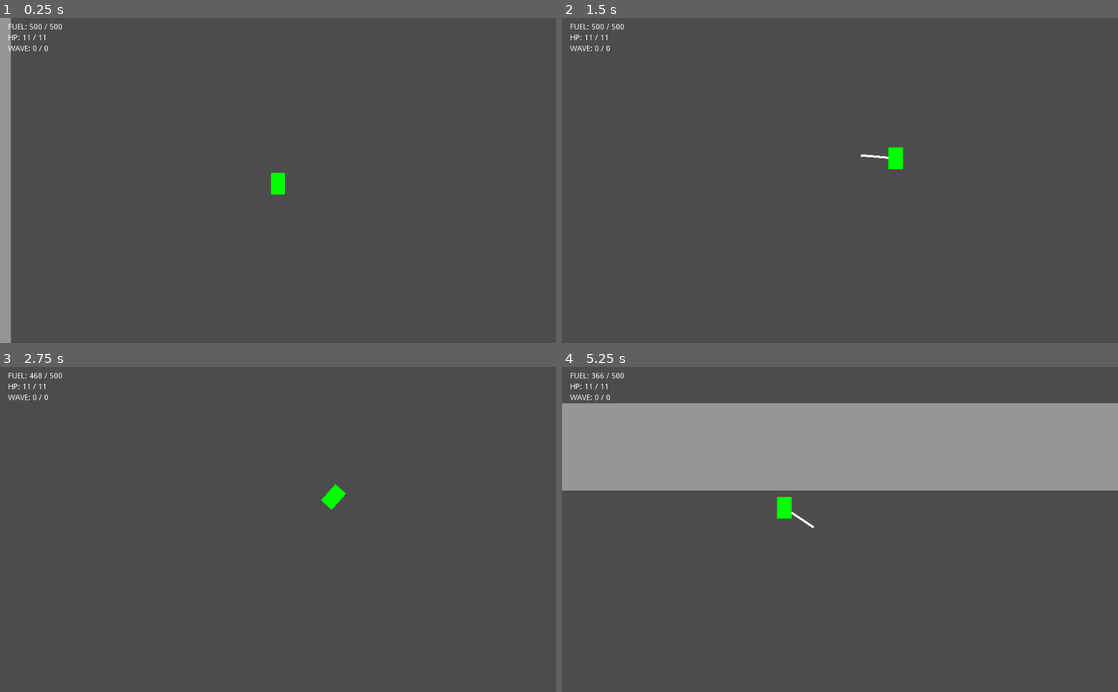
Above: before the commit, frames 1-4 (two rows, left to right).
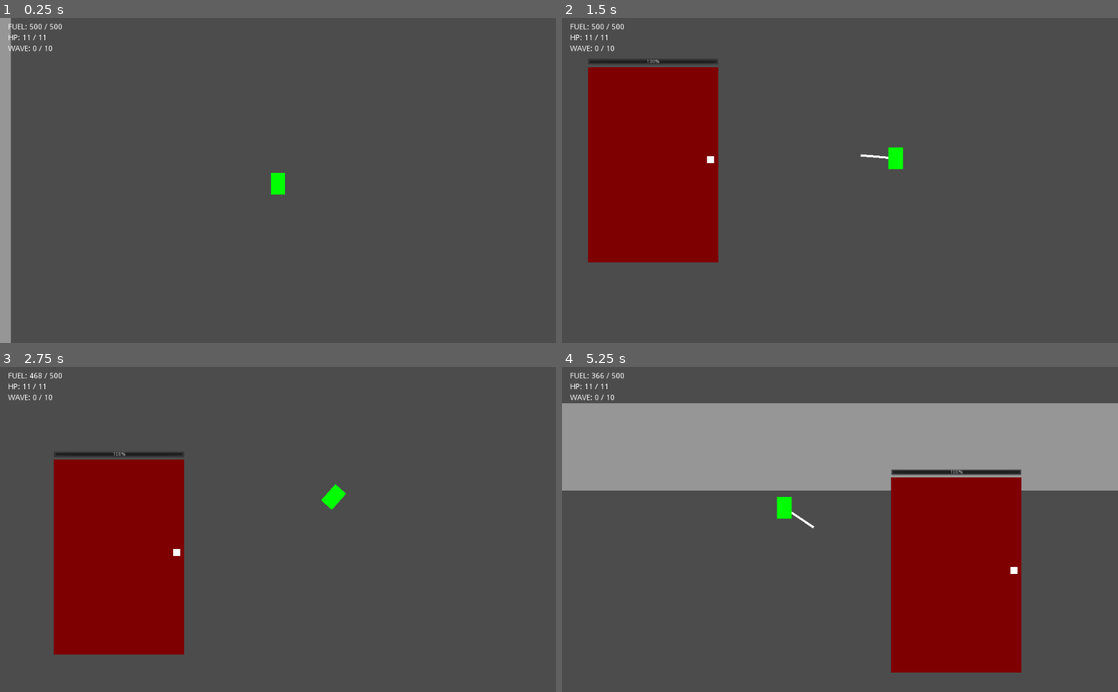
Above: after the commit, the same moments.

Repository: deengames/abu-hamid-x
Game: Godot game, scene res://prototype/Main.tscn
Two runs of this game, one before a commit and one after it. Both use one fixed random seed, a clock stepped at 60 frames per second and the inputs below.
Inputs (mouse positions are in pixels of both pictures, inside the frame that each line leads up to):
- Up to frame 1 (0.25 s): no input
- Up to frame 2 (1.5 s): tap Enter at 0.5 s; move the mouse to (962, 164) at 0.52 s; hold D (move_right) 0.53-1.28 s; click (962, 164) at 0.6 s; tap Space (jump) at 0.77 s; move the mouse to (728, 196) at 1.27 s; hold S (move_down) from 1.28 s (still down); tap Shift (boost) at 1.35 s; click (728, 196) at 1.42 s
- Up to frame 3 (2.75 s): tap Space (jump) at 1.52 s; move the mouse to (333, 458) at 2.02 s; release S (move_down) at 2.03 s; hold D (move_right) from 2.03 s (still down); tap Ctrl (toggle_jetpack) at 2.1 s; click (333, 458) at 2.17 s
- Up to frame 4 (5.25 s): move the mouse to (812, 594) at 2.77 s; release D (move_right) at 2.78 s; hold W (move_up) 2.78-3.53 s; tap E at 2.85 s; click (812, 594) at 2.92 s; tap Space (jump) at 3.02, 3.77, 4.52 s; move the mouse to (1006, 578) at 3.52 s; hold A (move_left) 3.53-5.03 s; click (1006, 578) at 3.6 s; move the mouse to (673, 480) at 4.27 s; tap Shift (boost) at 4.35 s; click (673, 480) at 4.42 s; move the mouse to (867, 529) at 5.02 s; hold S (move_down) from 5.03 s (still down); tap Ctrl (toggle_jetpack) at 5.1 s; click (867, 529) at 5.17 s

The runs differ from the first frame. In frame 1, less than 0.1% of the frame differs, in the area x 8-10%, y 8-11%; in frame 2, 14%; in frame 3, 14%; in frame 4, 15%, in the area x 8-83%, y 8-95%.
Error before the commit: Parse Error: Can't preload resource at path: res://prototype/Character/Enemy/Giant.tscn (res://prototype/Main.gd:36)

Commit message:
Saner implementation of hitspots

Diff:
--- a/prototype/Character/Enemy/Giant/Giant.gd
+++ b/prototype/Character/Enemy/Giant/Giant.gd
@@ -1,8 +1,5 @@
 extends "../Enemy.gd"
 
-func _ready():
-	self.unregister_damaging_group("sword")
 
-func _on_HitSpot_damaged():
-	print("GIANT")
-	._damage(1)
+func _on_HitSpot_body_entered(body):
+	_on_body_entered(body)
--- a/prototype/Character/Enemy/Giant/Giant.tscn
+++ b/prototype/Character/Enemy/Giant/Giant.tscn
@@ -1,39 +1,94 @@
 [gd_scene load_steps=4 format=2]
 
-[ext_resource path="res://prototype/Character/Enemy/Enemy.tscn" type="PackedScene" id=1]
-[ext_resource path="res://prototype/Character/Enemy/Giant.gd" type="Script" id=2]
-[ext_resource path="res://prototype/Character/Enemy/HitSpot.tscn" type="PackedScene" id=3]
+[ext_resource path="res://prototype/Character/Enemy/Giant/Giant.gd" type="Script" id=1]
+[ext_resource path="res://prototype/Character/Enemy/Giant/HitSpot.tscn" type="PackedScene" id=2]
 
-[node name="Giant" index="0" instance=ExtResource( 1 )]
+[sub_resource type="RectangleShape2D" id=1]
 
+custom_solver_bias = 0.0
+extents = Vector2( 15.0706, 25 )
+
+[node name="Giant" type="RigidBody2D" index="0" groups=[
+"enemies",
+]]
+
+input_pickable = false
+collision_layer = 3
+collision_mask = 3
+mode = 2
 mass = 100.0
-script = ExtResource( 2 )
+friction = 0.5
+bounce = 0.0
+gravity_scale = 1.0
+custom_integrator = false
+continuous_cd = 0
+contacts_reported = 5
+contact_monitor = true
+sleeping = false
+can_sleep = true
+linear_velocity = Vector2( 0, 0 )
+linear_damp = -1.0
+angular_velocity = 0.0
+angular_damp = -1.0
+script = ExtResource( 1 )
+_sections_unfolded = [ "Collision" ]
 max_health = 30
+damage_to_deal = 1
+movement_speed = 20
 
-[node name="Collision" parent="." index="0"]
+[node name="Collision" type="CollisionShape2D" parent="." index="0"]
 
+scale = Vector2( 10, 10 )
+shape = SubResource( 1 )
 _sections_unfolded = [ "Transform" ]
 
-[node name="ColorBox" parent="." index="1"]
+[node name="ColorBox" type="ColorRect" parent="." index="1"]
 
+anchor_left = 0.0
+anchor_top = 0.0
+anchor_right = 0.0
+anchor_bottom = 0.0
 margin_left = -180.0
-margin_top = -270.0
+margin_top = -272.0
 margin_right = 180.0
-margin_bottom = 270.0
+margin_bottom = 268.0
+rect_pivot_offset = Vector2( 0, 0 )
+rect_clip_content = false
+mouse_filter = 0
+mouse_default_cursor_shape = 0
+size_flags_horizontal = 1
+size_flags_vertical = 1
 color = Color( 0.501961, 0, 0, 1 )
+_sections_unfolded = [ "Rect" ]
 
-[node name="HealthBar" parent="." index="2"]
+[node name="HealthBar" type="ProgressBar" parent="." index="2"]
 
+anchor_left = 0.0
+anchor_top = 0.0
+anchor_right = 0.0
+anchor_bottom = 0.0
 margin_left = -180.0
 margin_top = -295.0
 margin_right = 180.0
 margin_bottom = -279.0
+rect_pivot_offset = Vector2( 0, 0 )
+rect_clip_content = false
+mouse_filter = 0
+mouse_default_cursor_shape = 0
+size_flags_horizontal = 1
+size_flags_vertical = 0
+min_value = 0.0
 max_value = 30.0
+step = 1.0
+page = 0.0
+value = 0.0
+exp_edit = false
+rounded = false
+percent_visible = true
 _sections_unfolded = [ "Anchor", "Grow Direction", "Margin", "Material", "Pause", "Rect", "Size Flags", "Theme", "Visibility", "custom_styles" ]
 
-[node name="HitSpot" parent="." index="3" instance=ExtResource( 3 )]
+[node name="HitSpot" parent="." index="3" instance=ExtResource( 2 )]
 
-position = Vector2( 338, 36 )
-_sections_unfolded = [ "Angular", "Applied Forces", "Collision", "Linear" ]
+position = Vector2( 158.938, -15.2418 )
 
-[connection signal="damaged" from="HitSpot" to="." method="_on_HitSpot_damaged"]
+[connection signal="body_entered" from="HitSpot" to="." method="_on_HitSpot_body_entered"]
--- /dev/null
+++ b/prototype/Character/Enemy/Giant/HitSpot.tscn
@@ -0,0 +1,41 @@
+[gd_scene load_steps=2 format=2]
+
+[sub_resource type="RectangleShape2D" id=1]
+
+custom_solver_bias = 0.0
+extents = Vector2( 10, 10 )
+
+[node name="HitSpot" type="Area2D"]
+
+input_pickable = true
+gravity_vec = Vector2( 0, 1 )
+gravity = 98.0
+linear_damp = 0.1
+angular_damp = 1.0
+collision_layer = 3
+collision_mask = 3
+audio_bus_override = false
+audio_bus_name = "Master"
+
+[node name="CollisionShape2D" type="CollisionShape2D" parent="." index="0"]
+
+shape = SubResource( 1 )
+
+[node name="ColorRect" type="ColorRect" parent="." index="1"]
+
+anchor_left = 0.0
+anchor_top = 0.0
+anchor_right = 0.0
+anchor_bottom = 0.0
+margin_left = -10.0
+margin_top = -10.0
+margin_right = 10.0
+margin_bottom = 10.0
+rect_pivot_offset = Vector2( 0, 0 )
+rect_clip_content = false
+mouse_filter = 0
+mouse_default_cursor_shape = 0
+size_flags_horizontal = 1
+size_flags_vertical = 1
+color = Color( 1, 1, 1, 1 )
+_sections_unfolded = [ "Rect" ]
--- a/prototype/Character/Enemy/HitSpot.gd
+++ /dev/null
@@ -1,23 +0,0 @@
-extends "../Character.gd"
-
-# class member variables go here, for example:
-# var a = 2
-# var b = "textvar"
-var giant = null
-
-func _ready():
-	# Called every time the node is added to the scene.
-	# Initialization here
-	self.register_damaging_group("sword")
-	self.giant = self.get_parent()
-
-
-func _on_HitSpot_damaged():
-	print('internal damage')
-
-
-func _on_HitSpot_body_entered(body):
-	print("Hit by " + str(body))
-	print("my groups are " + str(self.damaging_groups))
-	._on_body_entered(body)
-	self.giant._on_HitSpot_damaged()
--- a/prototype/Character/Enemy/HitSpot.tscn
+++ /dev/null
@@ -1,61 +0,0 @@
-[gd_scene load_steps=3 format=2]
-
-[ext_resource path="res://prototype/Character/Enemy/HitSpot.gd" type="Script" id=1]
-
-[sub_resource type="RectangleShape2D" id=1]
-
-custom_solver_bias = 0.0
-extents = Vector2( 16, 16 )
-_sections_unfolded = [ "Resource" ]
-
-[node name="HitSpot" type="RigidBody2D"]
-
-input_pickable = false
-collision_layer = 3
-collision_mask = 3
-mode = 0
-mass = 0.01
-friction = 0.0
-bounce = 0.0
-gravity_scale = 0.0
-custom_integrator = false
-continuous_cd = 0
-contacts_reported = 5
-contact_monitor = true
-sleeping = false
-can_sleep = true
-linear_velocity = Vector2( 0, 0 )
-linear_damp = -1.0
-angular_velocity = 0.0
-angular_damp = -1.0
-script = ExtResource( 1 )
-_sections_unfolded = [ "Applied Forces", "Collision" ]
-max_health = 999
-
-[node name="Collision" type="CollisionShape2D" parent="." index="0"]
-
-shape = SubResource( 1 )
-_sections_unfolded = [ "Transform" ]
-
-[node name="ColorBox" type="ColorRect" parent="." index="1"]
-
-anchor_left = 0.0
-anchor_top = 0.0
-anchor_right = 0.0
-anchor_bottom = 0.0
-margin_left = -20.0
-margin_top = -20.0
-margin_right = 20.0
-margin_bottom = 20.0
-rect_pivot_offset = Vector2( 0, 0 )
-rect_clip_content = false
-mouse_filter = 0
-mouse_default_cursor_shape = 0
-size_flags_horizontal = 1
-size_flags_vertical = 1
-color = Color( 1, 1, 1, 1 )
-_sections_unfolded = [ "Rect" ]
-
-[connection signal="body_entered" from="." to="." method="_on_HitSpot_body_entered"]
-
-[connection signal="damaged" from="." to="." method="_on_HitSpot_damaged"]
--- a/prototype/Main.gd
+++ b/prototype/Main.gd
@@ -9,6 +9,8 @@
 var wave_num = 0
 var num_spawned_entities = 0
 onready var timer = $WaveSpawnTimer
+
+var Giant_tscn = preload("res://prototype/Character/Enemy/Giant/Giant.tscn")
 
 
 func _new_wave():
@@ -33,7 +35,6 @@
 	$ui/WaveLabel.text = "WAVE: " + str(wave_num) + ' / ' + str(waves_per_game)
 
 func _spawn_giant():
-	var scene = preload("res://prototype/Character/Enemy/Giant.tscn")
-	var e = scene.instance()
+	var e = Giant_tscn.instance()
 	add_child(e)
 	num_spawned_entities = 1 # keep it from constantly spawning
--- a/prototype/Main.tscn
+++ b/prototype/Main.tscn
@@ -14,7 +14,6 @@
 
 [node name="Walls" type="Node2D" parent="." index="0"]
 
-editor/display_folded = true
 rotation = 1.5708
 _sections_unfolded = [ "Transform" ]
 
@@ -88,6 +87,7 @@
 [node name="Player" parent="." index="1" instance=ExtResource( 3 )]
 
 position = Vector2( 520, 240 )
+_sections_unfolded = [ "Collision" ]
 
 [node name="WaveSpawnTimer" type="Timer" parent="." index="2"]
 
